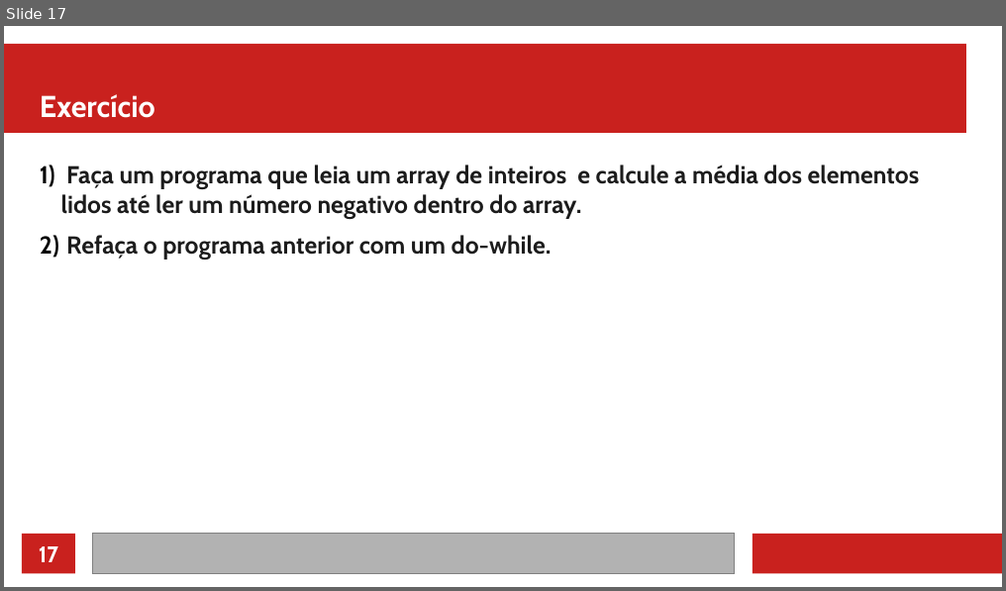
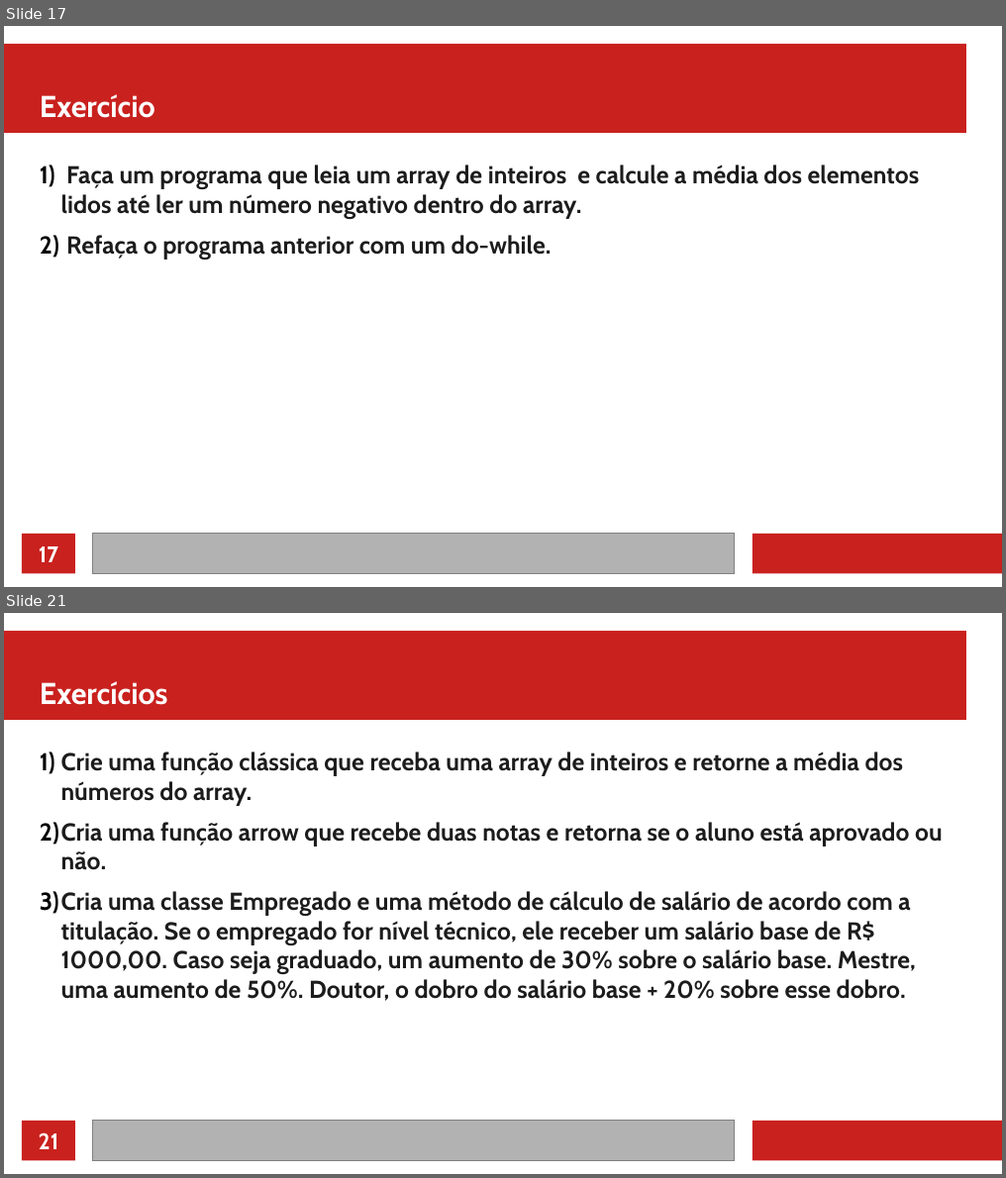
Before and after one commit to jeffersoncarvalho/ufc_2022_1, a slide deck: PD/02 - Ifs Loops e Funções.odp. Shown one above the other, each under a label of ours: slide 17 before the commit, slides 17 and 21 after it; the slides between them are not shown. The pictures are 1006x591 and 1006x1178 pixels, drawn with LibreOffice and Linux fonts; fonts in the diff are those of the drawing. Boxes give left, top, right and bottom in pixels: in the first picture for what was removed or moved away, otherwise in the second. Text is boxed around its words. In the diff, an @@ line names an element or a change of style, - is before the commit and + after.

```diff
--- a/PD/02 - Ifs Loops e Funções.odp
+++ b/PD/02 - Ifs Loops e Funções.odp
@@ slide 21 added at box(4, 613, 1002, 1174), background #FFFFFF; not listed: 4 template elements that a slide beside it also shows @@
@@ title added at box(40, 681, 168, 705), 24 pt, text #FFFFFF, bold @@
+Exercícios
@@ text added at box(40, 752, 943, 1001), 19.5 pt, text #1C1C1C, bold @@
+1) Crie uma função clássica que receba uma array de inteiros e retorne a média dos números do array.
+2) Cria uma função arrow que recebe duas notas e retorna se o aluno está aprovado ou não.
+3) Cria uma classe Empregado e uma método de cálculo de salário de acordo com a titulação. Se o empregado for nível técnico, ele receber um salário base de R$ 1000,00. Caso seja graduado, um aumento de 30% sobre o salário base. Mestre, uma aumento de 50%. Doutor, o dobro do salário base + 20% sobre esse dobro.
@@ page number added at box(39, 1133, 59, 1150), 18 pt, text #FFFFFF, bold @@
+21
```
Also in this commit, not shown: 4 slides changed, 13 other slides added, 35 other files.
